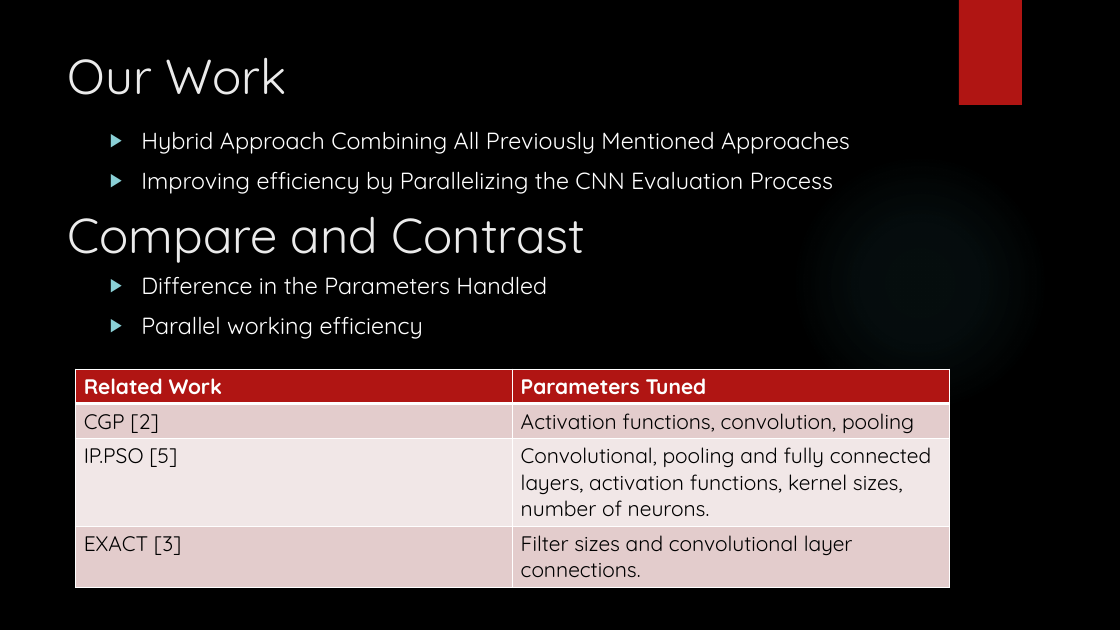
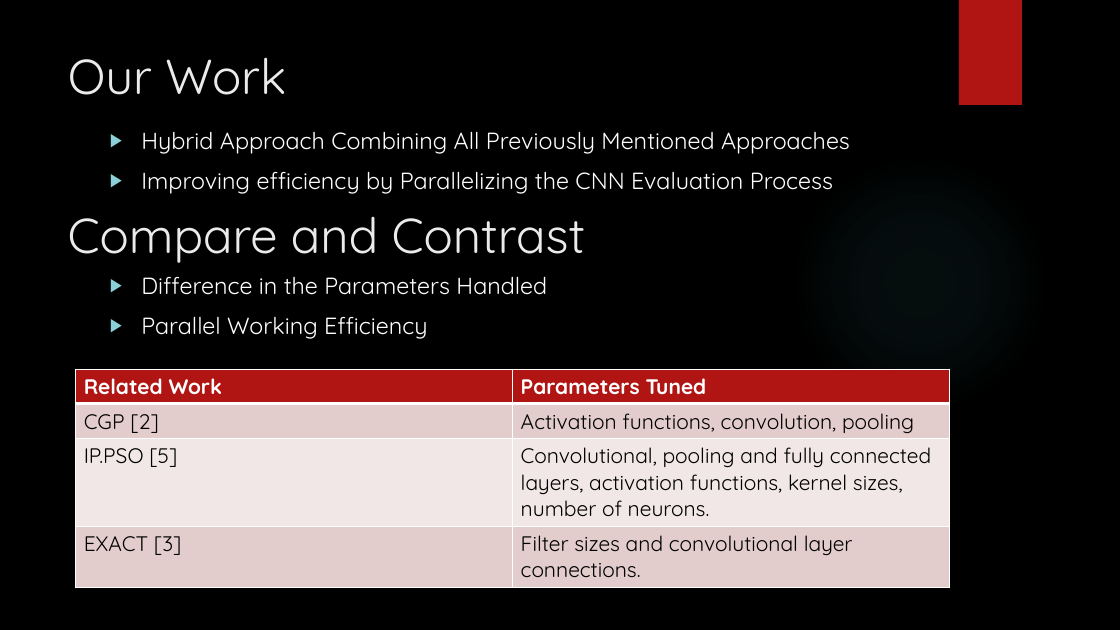
Before and after one commit to mohsin-ashraf/Neuroevolution-of-CNN, a slide deck: slide 7 of documentation/university-requisite/proposal-presentation/Nature Inspired CNNs Optimization.pptx. Drawn at 1120x630 pixels with LibreOffice and Linux fonts; fonts in the diff are those of the drawing; background and template pictures are left out. Boxes give left, top, right and bottom in pixels: in the first picture for what was removed or moved away, otherwise in the second. Text is boxed around its words. In the diff, an @@ line names an element or a change of style, - is before the commit and + after.

```diff
--- a/documentation/university-requisite/proposal-presentation/Nature Inspired CNNs Optimization.pptx
+++ b/documentation/university-requisite/proposal-presentation/Nature Inspired CNNs Optimization.pptx
@@ text at [141,316,428,339]: text changed @@
-▶ Parallel working efficiency
+▶ Parallel Working Efficiency
```
Also in this commit, not shown: 4 other files.
